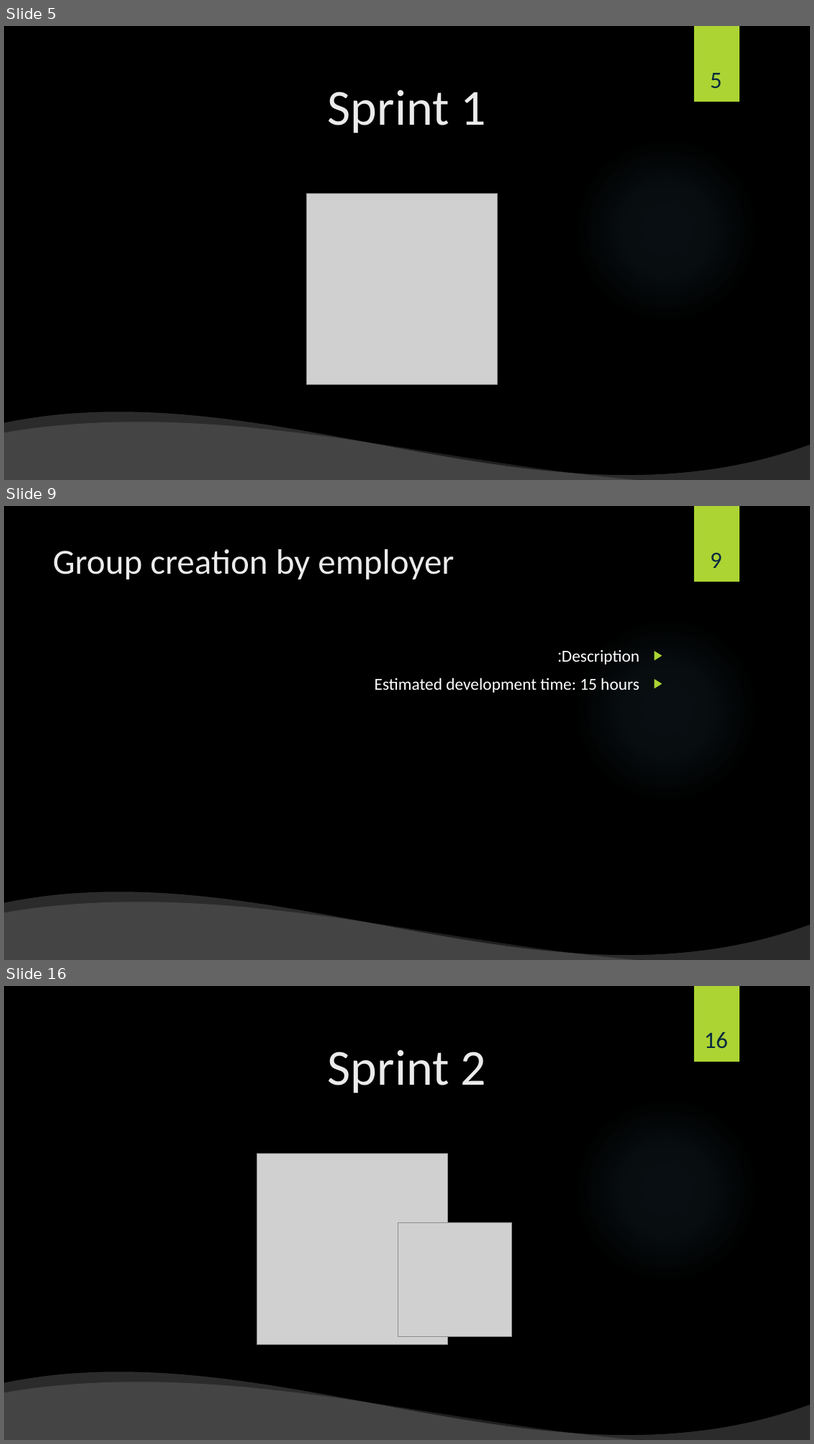
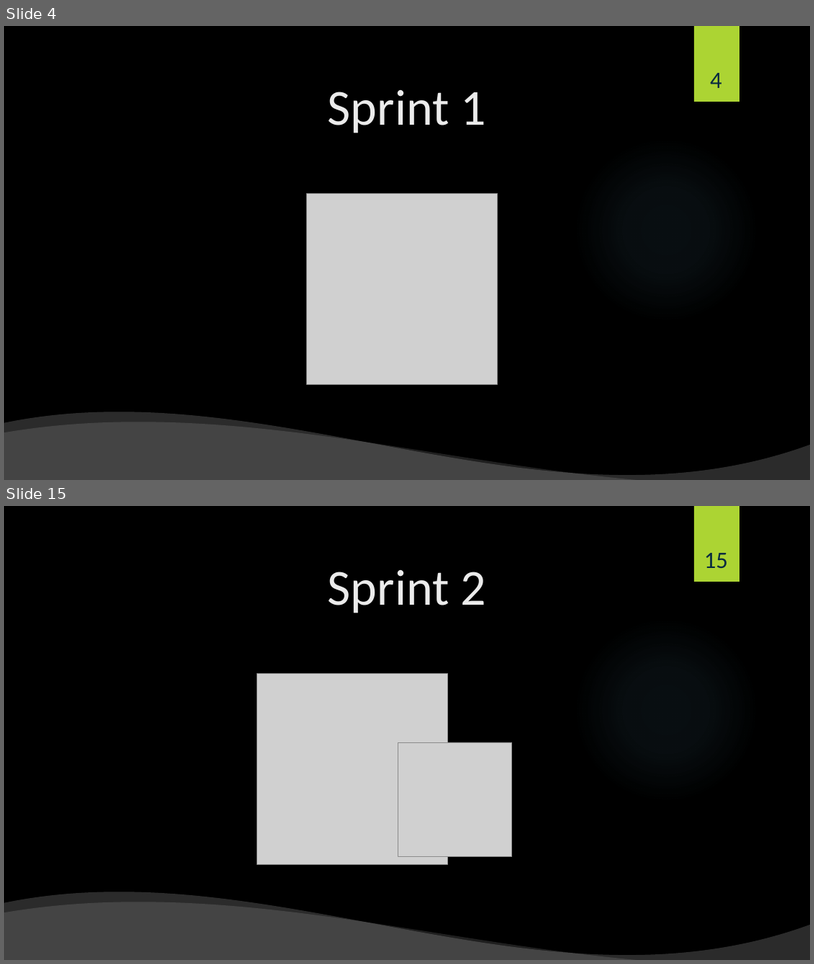
Before and after one commit to shiftlyapp/Shiftly, a slide deck: Backlog.pptx. Shown one above the other, each under a label of ours: slides 5, 9 and 16 before the commit, slides 4 and 15 after it; the slides between them are not shown. The pictures are 814x1444 and 814x964 pixels, drawn with LibreOffice and Linux fonts; fonts in the diff are those of the drawing; grey boxes stand for pictures; background and template pictures are left out. Boxes give left, top, right and bottom in pixels: in the first picture for what was removed or moved away, otherwise in the second. Text is boxed around its words. In the diff, an @@ line names an element or a change of style, - is before the commit and + after.

```diff
--- a/Backlog.pptx
+++ b/Backlog.pptx
@@ slide 9 removed at <box>4,506,810,960</box>, background picture (left out); not listed: 2 template elements that a slide beside it also shows @@
@@ title removed at <box>53,549,454,579</box> @@
-Group creation by employer
@@ page number removed at <box>710,553,723,568</box> @@
-9
@@ text removed at <box>375,650,640,692</box> @@
-▶ Description:
-▶ Estimated development time: 15 hours
@@ wave removed at <box>4,890,810,960</box> @@
@@ wave removed at <box>4,901,810,960</box> @@
@@ what was slide 5 is now slide 4 @@
@@ page number at <box>710,73,723,88</box>: text changed @@
-5
+4
@@ what was slide 16 is now slide 15 @@
@@ page number at <box>705,553,728,568</box>: text changed @@
-16
+15
```
Also in this commit, not shown: 14 slides changed, 10 slides added, 7 other slides removed.
